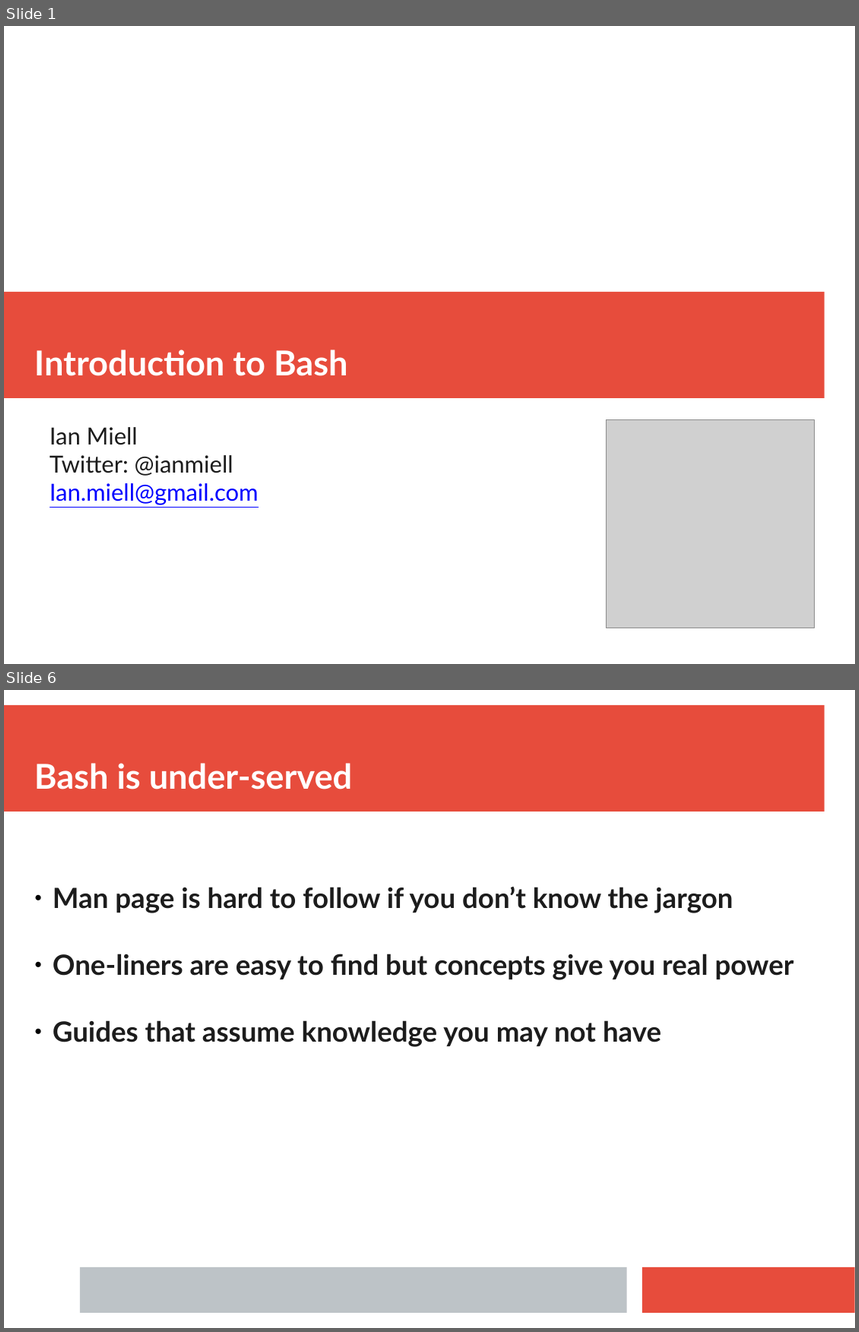
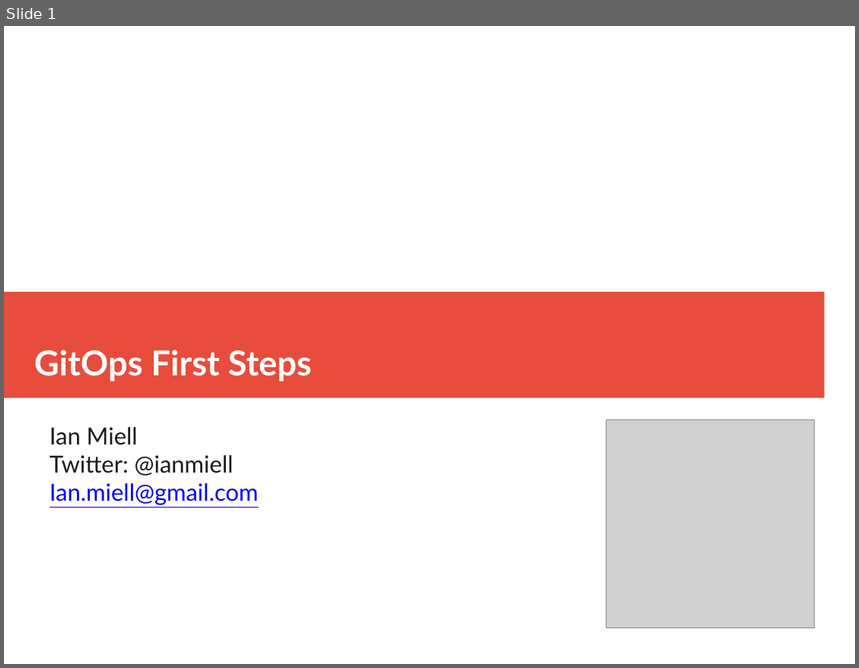
Before and after one commit to ianmiell/gitops-first-steps, a slide deck: slides/gitops_first_steps.pptx. Shown one above the other, each under a label of ours: slides 1 and 6 before the commit, slide 1 after it; the slides between them are not shown. The pictures are 859x1332 and 859x668 pixels, drawn with LibreOffice and Linux fonts; fonts in the diff are those of the drawing; grey boxes stand for pictures. Boxes give left, top, right and bottom in pixels: in the first picture for what was removed or moved away, otherwise in the second. Text is boxed around its words. In the diff, an @@ line names an element or a change of style, - is before the commit and + after.

```diff
--- a/slides/gitops_first_steps.pptx
+++ b/slides/gitops_first_steps.pptx
@@ slide 6 removed at box(4, 690, 855, 1328), background #FFFFFF @@
@@ rectangle removed at box(4, 705, 825, 812) @@
@@ text removed at box(34, 763, 353, 790) @@
-Bash is under-served
@@ text removed at box(53, 887, 794, 1047) @@
-● Man page is hard to follow if you don’t know the jargon
-● One-liners are easy to find but concepts give you real power
-● Guides that assume knowledge you may not have
@@ rectangle removed at box(80, 1268, 627, 1313) @@
@@ rectangle removed at box(643, 1268, 855, 1313) @@
@@ slide 1 changed as well @@
@@ text at box(34, 350, 312, 382): text changed @@
-Introduction to Bash
+GitOps First Steps
```
Also in this commit, not shown: 1 other slide changed, 29 slides added, 61 other slides removed.
